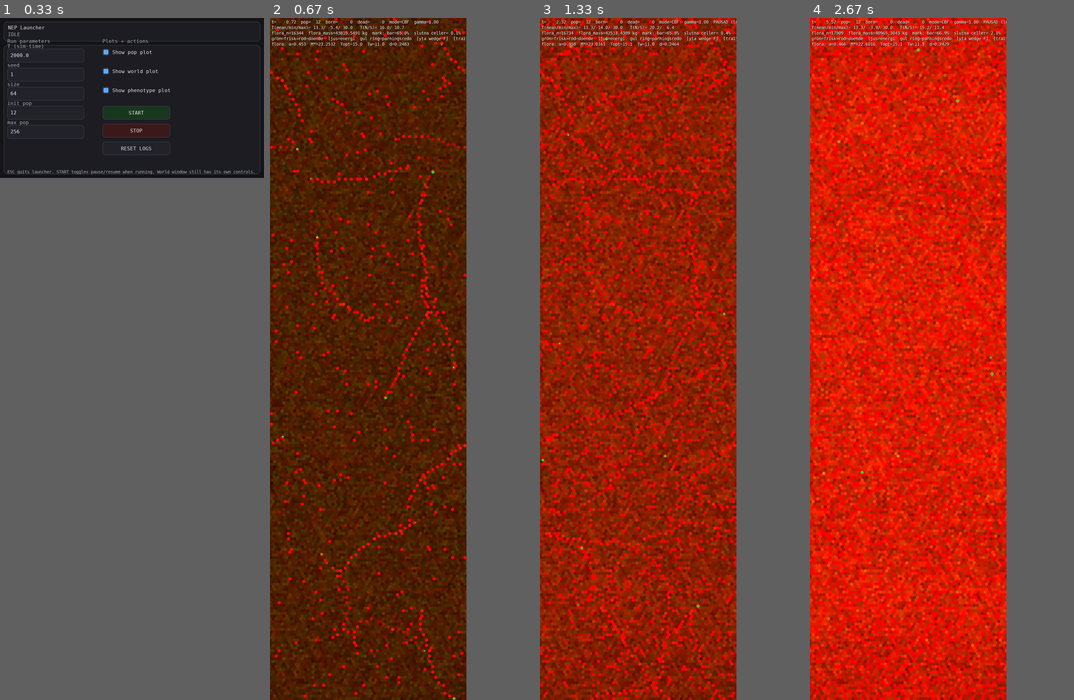
Above: before the commit, frames 1-4 (left to right).
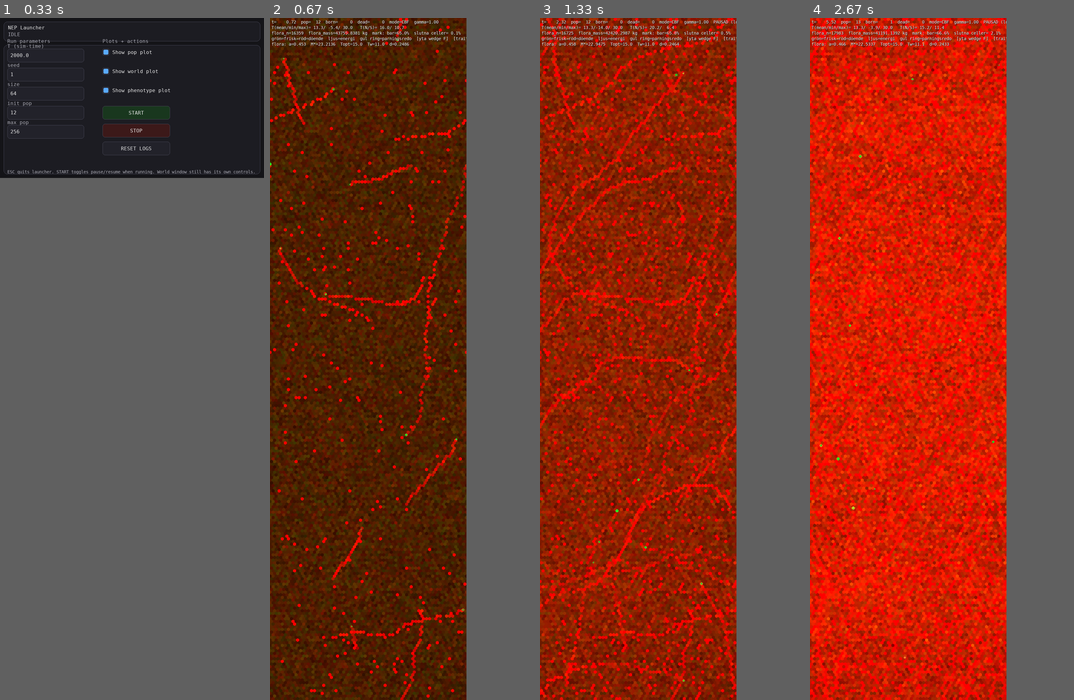
Above: after the commit, the same moments.

Repository: JoakimStorck/nep-process
Game: pygame game, started from nep_gui_launcher.py
The game is run twice, just before and just after one commit, with the same random seed, the same clock (stepped at 60 frames per second) and the same inputs.
Inputs:
- Up to frame 1 (0.33 s): no input
- Up to frame 2 (0.67 s): click "START" at 0.38 s
- Up to frame 3 (1.33 s): tap Space at 0.67 s
- Up to frame 4 (2.67 s): no input

Frame 1 is identical in both runs. In frame 2, 5.4% of the frame differs, in the area x 0-75%, y 0-100%; in frame 3, 16%; in frame 4, 24%.

Commit message:
Farten som kraftbalans, och skadetaket som dödströskel
Två numeriska fel i faunans kärna. Båda är samma sorts fel: en gräns
eller ett integrationsschema som tillämpas på ett sätt som gör att
biologin aldrig får verka.

FARTEN. Explicit Euler mot dragkraften har förstärkningsfaktorn
|1 − dt·c₁/M|, som passerar ett vid M = dt·c₁/2 = 2,2 kg. Uppmätt
medianmassa är 1,3–1,7, så schemat var divergent för merparten av
populationen och hölls ändligt bara av klampningen mot noll och v_max.
Farten svängde mellan noll och taket i stället för att följa
gaspådraget, och F_prop och v var aldrig i kraftbalans.

Terminalfarten löses nu ur F_prop = c₁v + c₂v². Relaxationstiden M/c₁
är 0,45 tick, alltså kortare än tidssteget — samma fälla och samma
lösning som den termiska relaxationen.

Att kraftbalansen aldrig gällde är också skälet till att farten inte
gick att härleda ur E_loss_loco under antagande om stationaritet. Den
härledningen gav 0,9 cellbredder per månad mot direkt uppmätta 37.

SKADETAKET. Skadedöden prövades mot D efter att klampen kapat inflödet
och efter att reparationen fått verka. Klampen sätter D till exakt
D_max, reparationen drar sedan alltid av en flisa, och testet
D >= D_max blir därmed falskt — varje tick, hur stort inflödet än är.
Det gav en fixpunkt exakt på gränsen: maximalt skadad och odödlig.

Testet går nu mot D_raw, skadan innan taket. Reparationen kan sänka D
under D_max men kan inte göra ogjort att skadan under ticken översteg
vad kroppen bär. Simulerat isolerat skiljer de två formuleringarna en
till två tick av trettiofem; räcker reparationen sjunker D och taket
nås aldrig.

Uppmätt i runs/p78/s2: den sista individen satt på mean_D = 1,00000 i
186 månader och blev 343 månader gammal, mot 140 för det äldsta djur
som någonsin dött i samma körning.

INSTRUMENTERING. Skadeinflödets fem termer plus effort, rest och
speed_n exporteras till pop-loggen. Uppmätt över p78 s1:

  dD_met     53 %     drain_rate mot basalmetabolismen
  dD_eff     27 %     effort, alltså fart och aktivitet
  dD_age     13 %
  dD_starve   7 %
  dD_cold     1 %

Rörelsen står för drygt en fjärdedel av skadan. effort normeras mot
v_max = 100, som är en klampningsgräns och ingen biologisk fart, men
omnormeringen ska göras mot en mätning och ligger därför senare.

Invarianten check_damage_saturation fångar återfallet: inget levande
djur får ligga inom 1e-4 av D_max vid tre kontroller i rad. Ett
enstaka tick på taket är legitimt, en individ som fastnar där är en
artefakt.

Rättelse i docs/rorelsens-arkitektur.md: uppdelningen av 5h och 5i
motiverades med att dödsorsakerna gick "från 68 % svält till 63 %
skada". Jämförelsen var ogiltig — talen kom från körningar av olika
längd. Mot rätt baslinje går fördelningen 58/32 → 61/25 med 5h → 43/45
med 5i, alltså tillbaka mot utgångsläget. Uppdelningen är riktig,
motiveringen var det inte.

Diff:
--- a/agent.py
+++ b/agent.py
@@ -496,6 +496,9 @@
     # energy ledger diagnostics (per-individual)
     last_ledger: dict | None = None
     last_flux: dict | None = None
+
+    # Skadeinflödets termer från senaste steget, för aggregering i pop-loggen.
+    last_damage_terms: dict | None = None
     ledger_steps: int = 0
     ledger_bad_steps: int = 0
     ledger_max_abs: float = 0.0
@@ -1307,7 +1310,35 @@
         dD_in      = dD_eff + dD_met + dD_age + dD_starve + dD_cold
         dD_pos_rate = dD_in / max(dt, 1e-9)
 
-        self.D = clamp(D_before + dD_in, 0.0, _D_max)
+        # Skadeinflödets termer var för sig. Utan uppdelningen går det bara att
+        # se att skada dödar, inte vilken term som byggde den — och `effort`
+        # normeras mot `v_max`, som är ett arkitektoniskt tak och inte en
+        # biologisk fart. Omnormeringen ska göras mot en mätning och inte mot en
+        # gissning, så termerna exporteras först.
+        self.last_damage_terms = {
+            "dD_eff": float(dD_eff),
+            "dD_met": float(dD_met),
+            "dD_age": float(dD_age),
+            "dD_starve": float(dD_starve),
+            "dD_cold": float(dD_cold),
+            "effort": float(effort),
+            "rest": float(rest),
+            "speed_n": float(speed_n),
+        }
+
+        # Skadan före taket. Den, och inte det klampade värdet, är det som
+        # avgör om djuret överlever ticken.
+        #
+        # Klampen låg tidigare före reparationen, och reparationen drar alltid
+        # av en flisa. Ett djur vars inflöde slog i taket fick därför D satt
+        # till exakt D_max, sedan reparerat till D_max - epsilon, och
+        # dödstestet `D >= D_max` blev falskt — varje tick, hur stort inflödet
+        # än var. Det gav en fixpunkt exakt på gränsen: maximalt skadad och
+        # odödlig. Uppmätt i runs/p78/s2 satt den sista individen på
+        # mean_D = 1,00000 i 186 månader och blev 343 månader gammal, mot 140
+        # för det äldsta djur som någonsin dött i samma körning.
+        D_raw = D_before + dD_in
+        self.D = clamp(D_raw, 0.0, _D_max)
 
         E_pain_repair = float(self.step_pain_and_repair(ctx, pheno, D_before=D_before))
         E_out_repair  = E_pain_repair
@@ -1345,8 +1376,13 @@
         # ---------------------------------------------------------
         # (5) Deterministic death conditions
         # ---------------------------------------------------------
-        if float(self.D) >= _D_max or float(self.M) <= _M_min:
-            self.death_cause = "damage" if float(self.D) >= _D_max else "starvation"
+        # Skadedöden prövas mot D_raw, alltså inflödet innan taket kapade det.
+        # Reparationen har verkat däremellan och kan sänka D under D_max, men
+        # den kan inte göra ogjort att skadan under ticken översteg vad
+        # kroppen bär. Att pröva mot self.D vore att låta klampen bestämma
+        # över biologin.
+        if float(D_raw) >= _D_max or float(self.M) <= _M_min:
+            self.death_cause = "damage" if float(D_raw) >= _D_max else "starvation"
             self.alive = False
             return
 
@@ -2529,49 +2565,50 @@
         **välja** — att färdas när det finns skäl och söka lokalt när det inte
         finns. Se `explore_drive` i steg 2 nedan.
 
-        **Farten är avsiktligt orörd här.** Den bär samma sorts fel — se
-        kommentaren i steg 1 nedan — men att rätta båda i samma patch gör
-        utfallet oattribuerbart, och mätningen visar att det inte är en teoretisk
-        risk: fauna dog vid tick 6 000 i seed 1 när båda ändrades samtidigt.
+        **Farten** löses ur kraftbalansen i stället för att integreras explicit
+        mot en relaxationstid som är kortare än tidssteget. Se steg 1 nedan.
         """
         dt = float(ctx.dt)
 
-        # --- 1. fart ----------------------------------------------------------
-        # Oförändrad i den här patchen. Formen är fel — förstärkningsfaktorn
-        # `|1 − dt·c₁/M|` passerar ett vid `M = dt·c₁/2 = 2,2 kg` och
-        # medianmassan är 1,3–1,7, så integrationen är divergent för merparten
-        # av populationen och hålls ändlig bara av klampningen. Men att rätta
-        # den ändrar den realiserade farten, och `effort = speed/v_max` i
-        # skademodellen är kalibrerad mot dagens tal. Uppmätt utfall när båda
-        # ändrades samtidigt:
-        # dödsorsakerna gick från 68 % svält till 63 % skada och seed 1 dog vid
-        # tick 6 000. Farten byter därför form i en egen patch, tillsammans med
-        # den omkalibrering den tvingar fram.
+        # --- 1. fart: kvasistatisk kraftbalans --------------------------------
+        # Explicit Euler mot dragkraften har förstärkningsfaktorn
+        # `|1 − dt·c₁/M|`, som passerar ett vid `M = dt·c₁/2 = 2,2 kg`. Uppmätt
+        # medianmassa är 1,3–1,7 kg, så schemat var divergent för merparten av
+        # populationen och hölls ändligt bara av klampningen mot noll och
+        # `v_max`. Farten svängde alltså mellan noll och taket i stället för att
+        # följa gaspådraget, och `F_prop` och `v` var aldrig i kraftbalans —
+        # vilket också är skälet till att farten inte gick att härleda ur
+        # `E_loss_loco` under antagande om stationaritet.
+        #
+        # Relaxationstiden `M/c₁ ≈ 0,45 tick` är kortare än tidssteget, så
+        # kvasistatisk form är den riktiga approximationen: terminalfarten löses
+        # direkt ur `F_prop = c₁v + c₂v²`. Samma fälla och samma lösning som den
+        # termiska relaxationen; se `docs/metabolismen.md`.
         fatigue = float(self.body.Fg)
         fatigue_factor = clamp(1.0 - 0.9 * fatigue, 0.05, 1.0)
         weak_move = float(self.body.move_factor())
         u = clamp(allow_move * thrust * fatigue_factor * weak_move, 0.0, 1.0)
 
-        v_prev = max(0.0, float(self.last_speed))
         M_pre = max(1e-9, float(self.body.M))
-
-        F0_cap = float(self.AP.F0)
-        alpha = float(self.AP.force_mass_exp)
-        F_prop = u * F0_cap * (M_pre ** alpha)
+        F_prop = u * float(self.AP.F0) * (M_pre ** float(self.AP.force_mass_exp))
 
         c1 = float(self.AP.drag_lin)
         c2 = float(self.AP.drag_quad)
 
-        F_drag_prev = c1 * v_prev + c2 * v_prev * v_prev
-        a = (F_prop - F_drag_prev) / M_pre
-        v_euler = max(0.0, v_prev + dt * a)
-
-        speed = min(v_euler, float(self.AP.v_max))
-        v_mid = 0.5 * (v_prev + speed)
+        if F_prop <= 0.0:
+            speed = 0.0
+        elif c2 > 0.0:
+            speed = (math.sqrt(c1 * c1 + 4.0 * c2 * F_prop) - c1) / (2.0 * c2)
+        else:
+            speed = F_prop / max(c1, 1e-12)
+        speed = min(max(0.0, speed), float(self.AP.v_max))
         self.last_speed = float(speed)
 
+        # Vid kraftbalans är den mekaniska effekten exakt dragkraftens
+        # dissipation. Uttrycket är oförändrat men beror inte längre på
+        # föregående ticks numeriska transient.
         eta = clamp(float(self.AP.locomotion_eff), 1e-6, 1.0)
-        E_move = (dt * max(0.0, F_prop * v_mid)) / eta
+        E_move = (dt * max(0.0, F_prop * speed)) / eta
 
         # --- 2. riktning: relaxation med tak, plus persistent brus ------------
         # Centripetalvillkoret: en snabb organism svänger trögt. Vid låg fart
--- a/invariants.py
+++ b/invariants.py
@@ -625,6 +625,62 @@
     return out
 
 
+def check_damage_saturation(pop) -> list[Violation]:
+    """
+    Ett levande djur får inte ligga kvar på skadetaket tick efter tick.
+
+    D_max är en dödströskel, inte ett viloläge. Ligger ett djur kvar strax
+    under taket över flera tick betyder det att någon gräns tillämpas i fel
+    ordning i förhållande till dödstestet — precis det fel som lät en individ
+    i runs/p78/s2 sitta på D = 1,00000 i 186 månader.
+
+    Kontrollen är medvetet trög: den kräver att samma individ setts mättad
+    vid flera på varandra följande anrop. Ett enstaka tick på taket är
+    legitimt — reparationen kan hinna ta ner skadan innan nästa tick — medan
+    en individ som fastnar där är en artefakt.
+    """
+    out: list[Violation] = []
+    AP = getattr(pop, "AP", None)
+    D_max = float(getattr(AP, "D_max", 1.0) or 1.0)
+    if D_max <= 0.0:
+        return out
+
+    # Hur många anrop i rad en individ måste ha varit mättad för att räknas.
+    # Sviten körs typiskt var n:te tick, så tre anrop är en lång stund.
+    limit = 3
+    tol = 1e-4
+
+    seen = getattr(pop, "_damage_saturation_streak", None)
+    if seen is None:
+        seen = {}
+        setattr(pop, "_damage_saturation_streak", seen)
+
+    now: dict[int, int] = {}
+    for a in getattr(pop, "agents", []) or []:
+        body = getattr(a, "body", None)
+        if body is None or not bool(getattr(body, "alive", False)):
+            continue
+        d = float(getattr(body, "D", 0.0))
+        if d < D_max - tol:
+            continue
+        aid = int(getattr(a, "id", getattr(a, "agent_id", id(a))))
+        now[aid] = seen.get(aid, 0) + 1
+
+    seen.clear()
+    seen.update(now)
+
+    stuck = sorted((n, aid) for aid, n in now.items() if n >= limit)
+    if stuck:
+        n, aid = stuck[-1]
+        out.append(Violation(
+            "damage_saturation",
+            f"{len(stuck)} levande djur ligger kvar på skadetaket "
+            f"(D >= {D_max - tol:.6f}); värst är id {aid} med {n} kontroller i rad "
+            f"— dödströskeln nås aldrig",
+        ))
+    return out
+
+
 ALL_CHECKS = (
     check_sparse_fields,
     check_nutrient_balance,
@@ -638,6 +694,7 @@
     check_spatial_index,
     check_agent_store_binding,
     check_flora_claims,
+    check_damage_saturation,
 )
 
 
--- a/population.py
+++ b/population.py
@@ -535,6 +535,28 @@
                         flow_sums[k] += float(fl.get(k, 0.0))
                     except Exception:
                         pass
+
+        # Skadeinflödets termer, summerade över levande. Att veta vilken term
+        # som faktiskt bygger skadan är förutsättningen för att kunna byta
+        # `effort`-normeringen mot något mätt: den går i dag mot `v_max = 100`,
+        # som är en klampningsgräns och ingen biologisk fart.
+        dmg_keys = ["dD_eff", "dD_met", "dD_age", "dD_starve", "dD_cold",
+                    "effort", "rest", "speed_n"]
+        dmg_sums = {k: 0.0 for k in dmg_keys}
+        for a in alive:
+            dm = getattr(getattr(a, "body", None), "last_damage_terms", None)
+            if isinstance(dm, dict):
+                for k in dmg_keys:
+                    try:
+                        dmg_sums[k] += float(dm.get(k, 0.0))
+                    except Exception:
+                        pass
+        if pop_n > 0:
+            # De tre sista är tillstånd och inte flöden; de rapporteras som
+            # medelvärde över beståndet.
+            for k in ("effort", "rest", "speed_n"):
+                dmg_sums[k] /= float(pop_n)
+        flow_sums.update(dmg_sums)
 
         # Backward compatible: mean_* som tidigare
         # Nya fält: median_* och pXX_* + mass/energy ledgers.
Not shown, changed: TODO.md
Not shown, changed: docs/rorelsens-arkitektur.md
